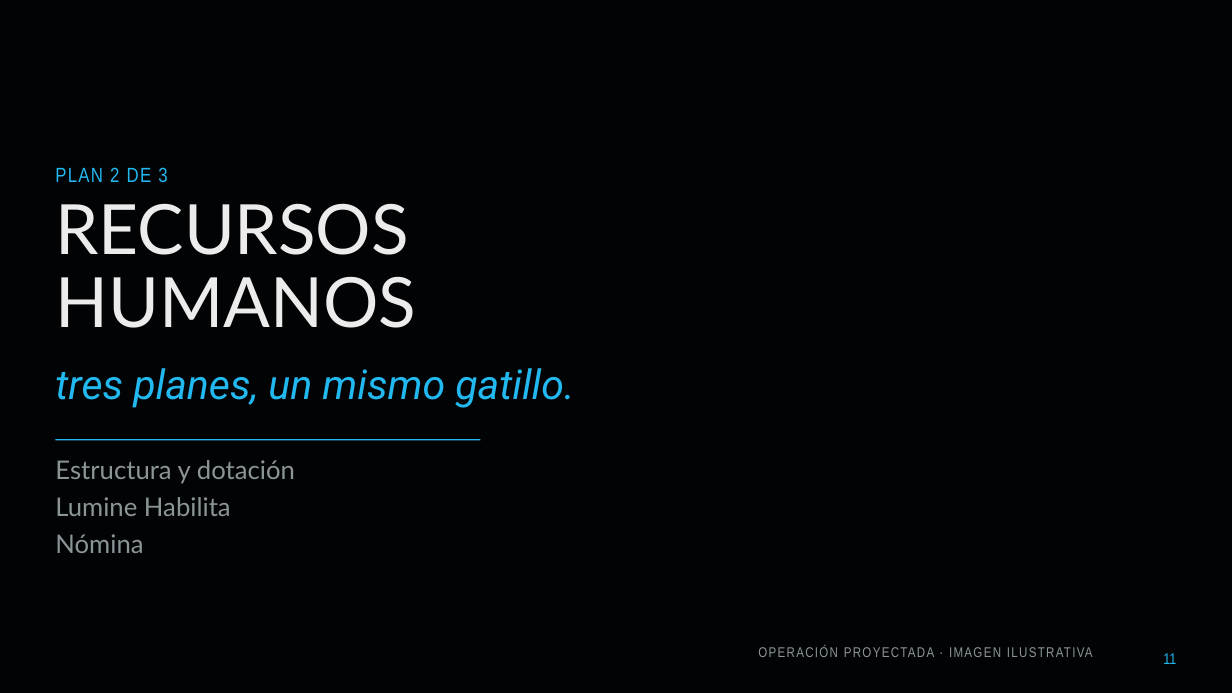
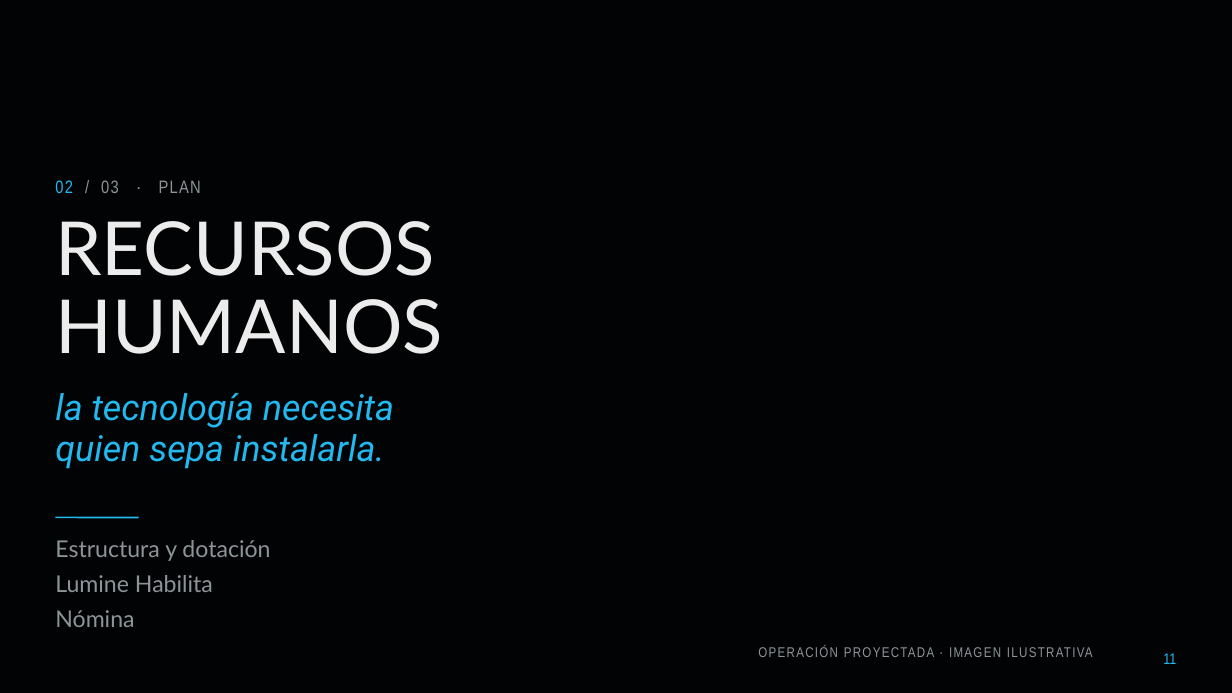
Before and after one commit to diegoaam0109-ux/lumine, a slide deck: slide 11 of fase-3/Grupo_01_LumineMotors_Fase3.pptx. Drawn at 1232x693 pixels with LibreOffice and Linux fonts; fonts in the diff are those of the drawing; background and template pictures are left out. Boxes give left, top, right and bottom in pixels: in the first picture for what was removed or moved away, otherwise in the second. Text is boxed around its words. In the diff, an @@ line names an element or a change of style, - is before the commit and + after.

```diff
--- a/fase-3/Grupo_01_LumineMotors_Fase3.pptx
+++ b/fase-3/Grupo_01_LumineMotors_Fase3.pptx
@@ text at (55, 180, 201, 193): text changed; size 16 to 14 pt; text colour #22B8F0 to #8B9598 @@
-PLAN 2 DE 3
+02 / 03 · PLAN
@@ text "RECURSOS": place and size @@
-text "RECURSOS" at (55, 203, 416, 328)
+text "RECURSOS" at (55, 221, 443, 354)
@@ text "RECURSOS" at (55, 221, 443, 354): size 54 to 58 pt @@
@@ text at (55, 393, 394, 469): text changed; size 32 to 28 pt @@
-tres planes, un mismo gatillo.
+la tecnología necesita
+quien sepa instalarla.
@@ line removed from (55, 440) to (481, 440) @@
@@ size 20 to 18 pt in 3 elements at (55, 610, 134, 627), (55, 575, 213, 592), (55, 540, 270, 561) @@
@@ text "Estructura y dotación": place and size @@
-text "Estructura y dotación" at (55, 460, 295, 484)
+text "Estructura y dotación" at (55, 540, 270, 561)
@@ line added from (55, 518) to (139, 518), #22B8F0 1.25 pt @@
@@ text "Lumine Habilita": place and size @@
-text "Lumine Habilita" at (55, 497, 231, 516)
+text "Lumine Habilita" at (55, 575, 213, 592)
@@ text "Nómina": place and size @@
-text "Nómina" at (55, 534, 143, 553)
+text "Nómina" at (55, 610, 134, 627)
```
Also in this commit, not shown: 34 other slides changed, 20 other files.
